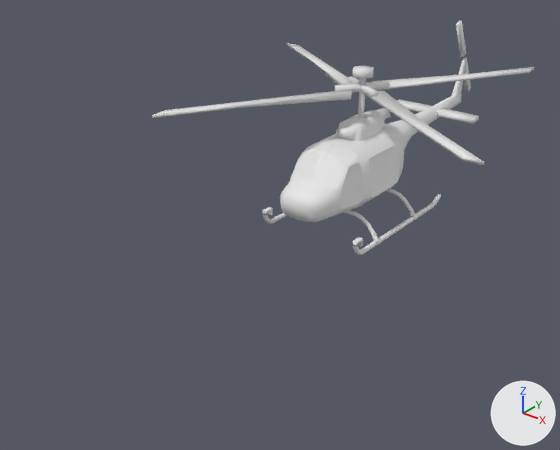
The FBX model Assets/Meshes/chopter.fbx as it was, and as the next commit left it.
Both versions are drawn from a 50 mm camera at (15.2, -23.9, 9.1) aimed at (-0.8, -3.9, -3.4). Lighting does not change. The marker at lower right points along +X, +Y and +Z. Where no turn or scale is listed for an object, it has been applied to the vertices. Vertices at the same position are counted once.

The first picture shows 'body', 'hlix'.
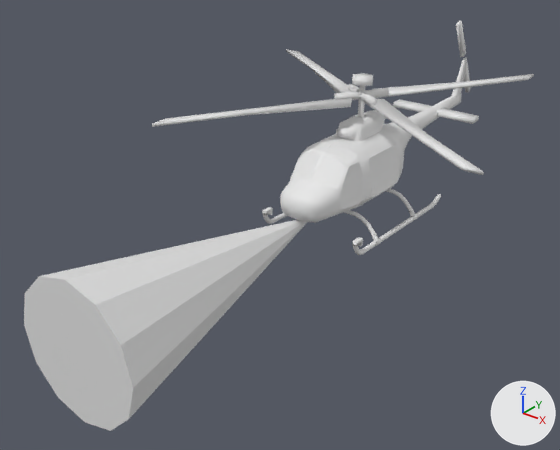
The newer file is also rescaled (x1.398) as a whole; pictures and numbers use the older file's frame.

Location of each change, (x1, y1, x2, y2) in pixels of the pictures (560 x 450 px):
'Cone', added: after (24, 220, 307, 431)
'hlix', reshaped: before (152, 43, 534, 165); after (152, 49, 534, 175)

Edits to the bpy script that builds the scene:
```text
Change me_cylinder_002:
    where me_cylinder_002.from_pydata(...)  # 80 vertices, 71 faces; spans x -6.85..6.85, y -7.08..7.08, z -1.06..0.78
    used by ob_hlix; location = (0.0, 0.01, 1.03)
    me_cylinder_002 part 1: the whole mesh is multiplied about its middle by the matrix ((1.002, 0.0, 0.0), (0.0, 1.002, 0.0), (0.0, 0.0, 1.002)), then moved by (0.0, 0.0, -0.29)
Add me_cylinder:
    me_cylinder.from_pydata(...)  # 24 vertices, 14 faces; spans x -2.33..2.33, y -10.28..0.3, z -2.33..2.33
Add ob_cone:
    ob_cone = bpy.data.objects.new('Cone', me_cylinder)
    ob_cone.location = (0.0, -3.48, -3.27)
```
